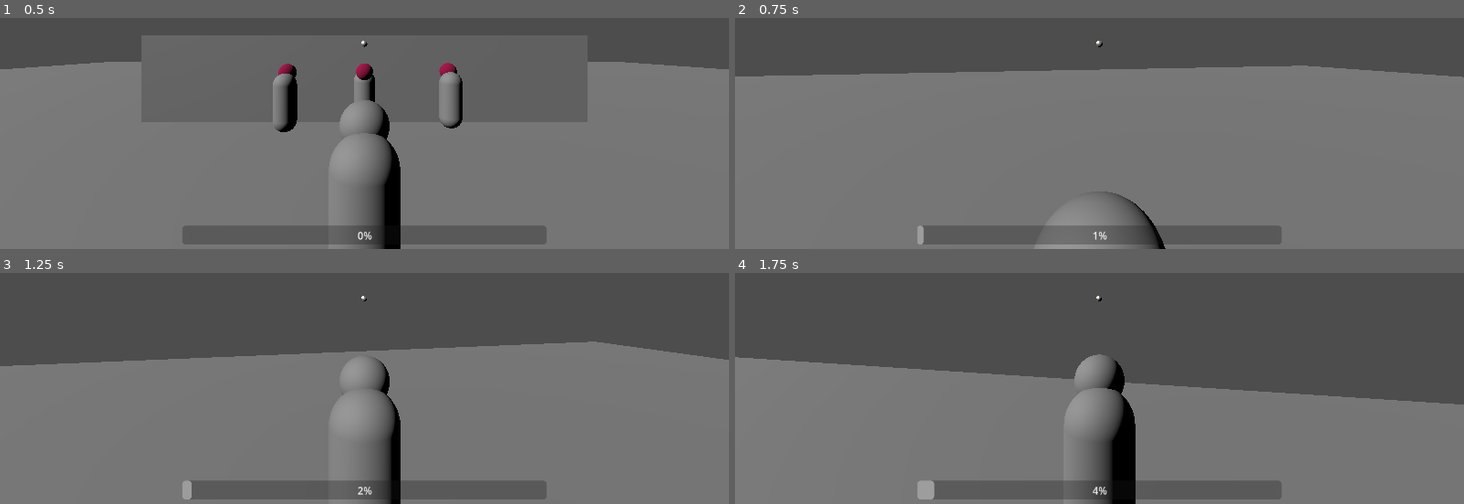
Above: before the commit, frames 1-4 (two rows, left to right).
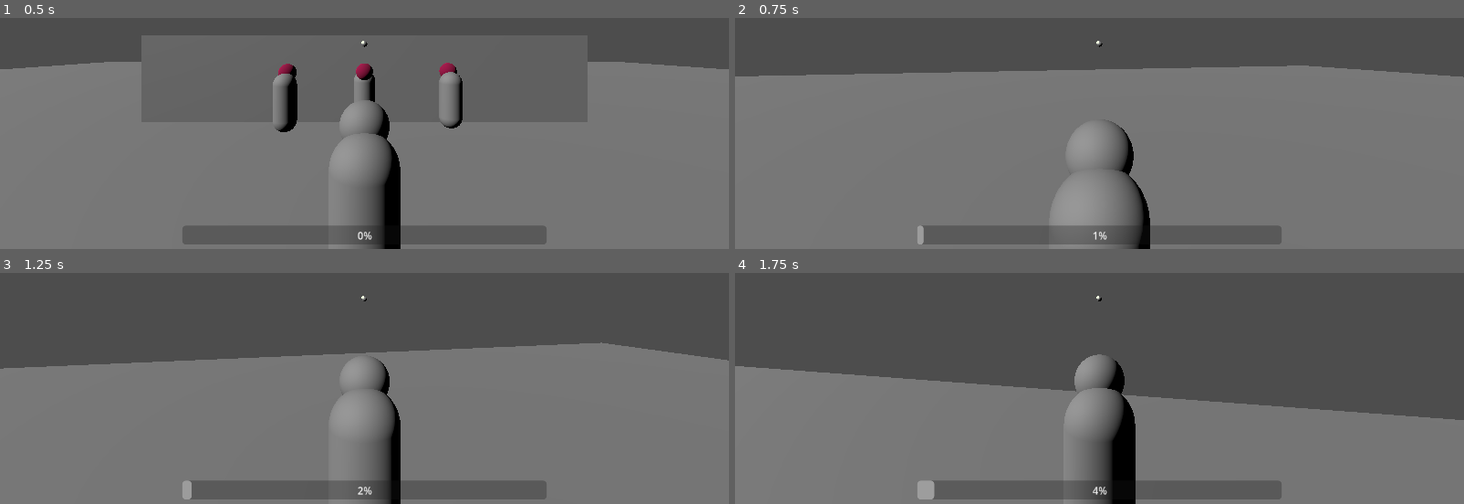
Above: after the commit, the same moments.

Repository: Smijj/3D-Hack-n-Slash
Game: Godot game, scene res://DSmyth/Scenes/Levels/main.tscn
The game is run twice, just before and just after one commit, with the same random seed, the same clock (stepped at 60 frames per second) and the same inputs.
Inputs (mouse positions are in pixels of both pictures, inside the frame that each line leads up to):
- Up to frame 1 (0.5 s): no input
- Up to frame 2 (0.75 s): tap Enter at 0.5 s; move the mouse to (1135, 43) at 0.52 s; hold W (MoveForward) from 0.53 s (still down); hold Right mouse button (Dash) from 0.53 s (still down)
- Up to frame 3 (1.25 s): keep holding W (MoveForward); keep holding Right mouse button (Dash); tap Space (Jump) at 0.77 s
- Up to frame 4 (1.75 s): keep holding W (MoveForward); move the mouse to (1063, 300) at 1.27 s; release Right mouse button (Dash) at 1.28 s; click (1063, 300) at 1.35 s; tap Space (Jump) at 1.52 s; right-click (1063, 300) at 1.55 s

Frame 1 is identical in both runs. In frame 2, 2.0% of the frame differs, in the area x 3-100%, y 9-100%; in frame 3, 0.7%; in frame 4, 4.9%, in the area x 0-100%, y 36-64%.

Commit message:
Changed how the Dash works fundamentally, moving most the movement code out of a tween and into the physics update

Diff:
--- a/GD.3D Hack n Slash/DSmyth/Scenes/Levels/main.tscn
+++ b/GD.3D Hack n Slash/DSmyth/Scenes/Levels/main.tscn
@@ -16,9 +16,7 @@
 _AccelerationRate = 5.0
 _DecelerationTime = 0.25
 _AirControlMultiplier = 0.25
-
-[node name="Enemy" parent="." instance=ExtResource("3_oshgg")]
-transform = Transform3D(-1, 0, 0, 0, 1, 0, 0, 0, -1, 0, 0, -7)
+_DashSpeed = 2.0
 
 [node name="Ground" type="StaticBody3D" parent="."]
 transform = Transform3D(1, 0, 0, 0, 1, 0, 0, 0, 1, 0, -1, 0)
@@ -44,6 +42,9 @@
 [node name="DirectionalLight3D" type="DirectionalLight3D" parent="."]
 transform = Transform3D(0.515337, 0.527213, -0.675628, 0, 0.788376, 0.615194, 0.856987, -0.317032, 0.40628, -10.0455, 4.53041, 6.42948)
 
+[node name="Enemy" parent="." instance=ExtResource("3_oshgg")]
+transform = Transform3D(-1, 0, 0, 0, 1, 0, 0, 0, -1, 0, 0, -7)
+
 [node name="Enemy2" parent="." instance=ExtResource("3_oshgg")]
 transform = Transform3D(1, 0, 0, 0, 1, 0, 0, 0, 1, -2.72205, 0, -6.1411)
 
--- a/GD.3D Hack n Slash/DSmyth/Scripts/CharacterModule/PlayerCtrl.gd
+++ b/GD.3D Hack n Slash/DSmyth/Scripts/CharacterModule/PlayerCtrl.gd
@@ -40,11 +40,13 @@
 		return lerpf(1, _MaxMomentumMuliplier, weight)
 
 @export_group("Dash")
+@export var _DashSpeed : float = 10
 @export var _DashCD : float = 0.5
 @export var _DashDistance : float = 10
 @export var _DashTravelTime : float = 0.4
 @export var _DashExitVelocity : float = 10
 var _IsDashing : bool = false
+var _DashTargetPos:Vector3 = Vector3.ZERO
 var _DashingTween : Tween
 
 @export_group("Attack")
@@ -97,7 +99,6 @@
 		_Dash()
 
 	_HandleCamera(event)	# Handle Camera and player y rotation
-
 	_HandleAttacking(event)
 
 func _OnAttackHit():
@@ -107,19 +108,6 @@
 
 
 #region Private Functions
-
-func _HandleMomentum(delta):
-	# If the player is moving increase their momentum. If they stop moving start the Momentum Decay Delay counter
-	if _IsMoving:
-		CurrentMomentum += _MovementMomentumGain * delta
-		if _MomentumDecayDelayCounter != 0: _MomentumDecayDelayCounter = 0
-	else:
-		if _MomentumDecayDelayCounter < _MomentumDecayDelay: _MomentumDecayDelayCounter += delta
-
-	# After a delay (if the player stops moving for long enough), start decaying the players momentum
-	if CurrentMomentum > 0 and _MomentumDecayDelayCounter >= _MomentumDecayDelay:
-		CurrentMomentum -= _MomentumDecayRate * delta
-
 
 func _HandleAttacking(event:InputEvent):
 	# Normal attack
@@ -147,16 +135,22 @@
 
 
 func _Dash():
-	if _DashingTween: _DashingTween.kill()
-	_DashingTween = create_tween()
-	_DashingTween.tween_method(_MovePlayer, position, position + (-transform.basis.z * _DashDistance), _DashTravelTime)
-	_DashingTween.set_ease(Tween.EASE_OUT)
-	_DashingTween.set_trans(Tween.TRANS_EXPO)
-	_DashingTween.finished.connect(func(): velocity = -transform.basis.z * _DashExitVelocity, CONNECT_ONE_SHOT)
-
-func _MovePlayer(newPosition):
-	position.x = newPosition.x
-	position.z = newPosition.z
+	if _InputDirection.length() > 0.1:
+		_DashTargetPos = global_position + (_InputDirection * 10)
+	else:
+		_DashTargetPos = global_position + ((basis*Vector3.FORWARD) * 10)
+
+	_IsDashing = true
+	#if _DashingTween: _DashingTween.kill()
+	#_DashingTween = create_tween()
+	#_DashingTween.tween_method(_MovePlayer, position, position + (-transform.basis.z * _DashDistance), _DashTravelTime)
+	#_DashingTween.set_ease(Tween.EASE_OUT)
+	#_DashingTween.set_trans(Tween.TRANS_EXPO)
+	#_DashingTween.finished.connect(func(): velocity = -transform.basis.z * _DashExitVelocity, CONNECT_ONE_SHOT)
+
+#func _MovePlayer(newPosition):
+	#position.x = newPosition.x
+	#position.z = newPosition.z
 
 func _HandleCamera(event:InputEvent):
 	if not event is InputEventMouseMotion: return
@@ -168,11 +162,25 @@
 		_CameraPivot.rotate_x(deg_to_rad(-event.relative.y * _MouseSensitivity))
 		_CameraPivot.rotation.x = clamp(_CameraPivot.rotation.x, deg_to_rad(-90), deg_to_rad(45))	# Clamp camera up/down motion
 
+func _HandleMomentum(delta):
+	# If the player is moving increase their momentum. If they stop moving start the Momentum Decay Delay counter
+	if _IsMoving:
+		CurrentMomentum += _MovementMomentumGain * delta
+		if _MomentumDecayDelayCounter != 0: _MomentumDecayDelayCounter = 0
+	else:
+		if _MomentumDecayDelayCounter < _MomentumDecayDelay: _MomentumDecayDelayCounter += delta
+
+	# After a delay (if the player stops moving for long enough), start decaying the players momentum
+	if CurrentMomentum > 0 and _MomentumDecayDelayCounter >= _MomentumDecayDelay:
+		CurrentMomentum -= _MomentumDecayRate * delta
 
 func _HandleMovement(delta):
 
+	if _IsDashing:
+		global_position = global_position.move_toward(_DashTargetPos, _DashSpeed)
+		if global_position.distance_to(_DashTargetPos) < 0.2: _IsDashing = false
+
 	var maxVelocity := MoveSpeed * _MomentumMultiplier
-
 	# Get the input direction
 	var rawInputDir := Input.get_vector("MoveLeft", "MoveRight", "MoveForward", "MoveBack")
 	_InputDirection = (basis * Vector3(rawInputDir.x, 0, rawInputDir.y)).normalized()
@@ -198,7 +206,8 @@
 	else:
 		_IsMoving = false
 
-		if _DecelTimeCounter > 0:
+		# Deceleration percentage. Won't decelerate while Dashing.
+		if _DecelTimeCounter > 0 and not _IsDashing:
 			_DecelTimeCounter -= delta if is_on_floor() else delta * _AirControlMultiplier	# Decelerate more slowly in the air
 		elif _DecelTimeCounter < 0: _DecelTimeCounter = 0
 
